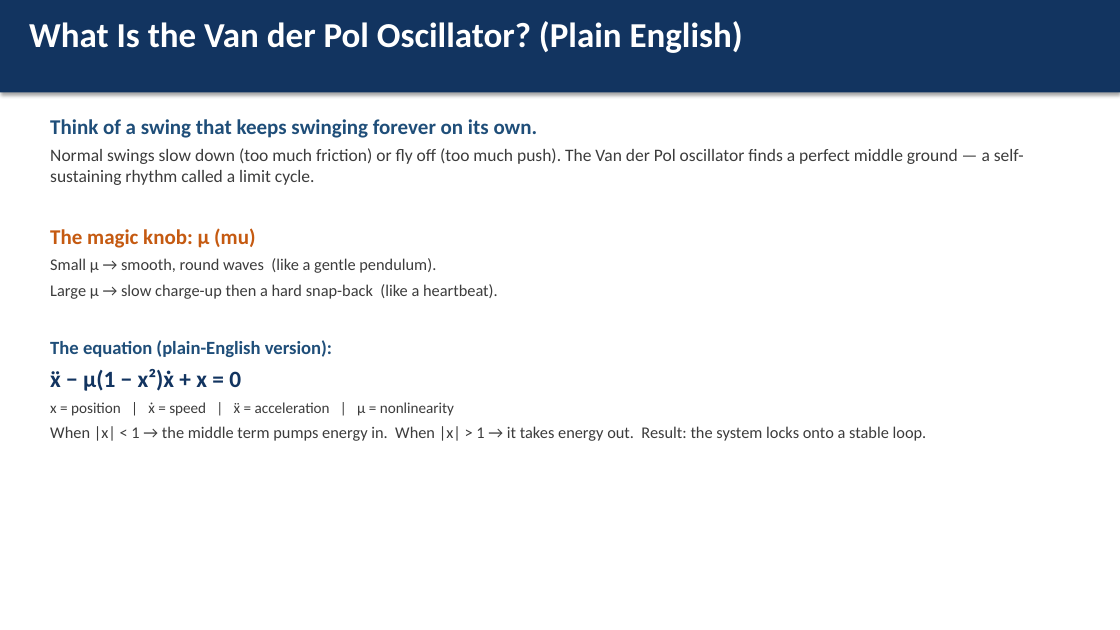
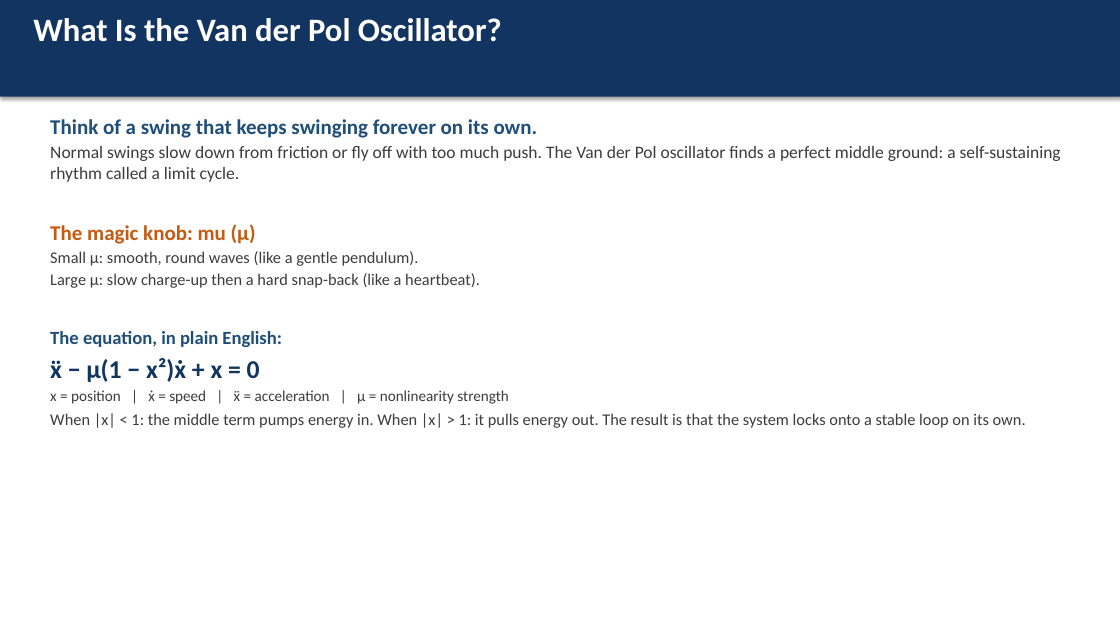
Before and after one commit to gfranco008/cis568, a slide deck: slide 2 of Final/Van_der_Pol_Visualization_Presentation.pptx. Drawn at 1120x630 pixels with LibreOffice and Linux fonts; fonts in the diff are those of the drawing. Boxes give left, top, right and bottom in pixels: in the first picture for what was removed or moved away, otherwise in the second. Text is boxed around its words. In the diff, an @@ line names an element or a change of style, - is before the commit and + after.

```diff
--- a/Final/Van_der_Pol_Visualization_Presentation.pptx
+++ b/Final/Van_der_Pol_Visualization_Presentation.pptx
@@ rectangle: place and size @@
-rectangle at [0,0,1120,92]
+rectangle at [0,0,1120,97]
@@ text at [33,18,502,42]: text changed; size 30 to 28 pt @@
-What Is the Van der Pol Oscillator? (Plain English)
+What Is the Van der Pol Oscillator?
@@ text at [50,146,1061,428]: text changed @@
-Normal swings slow down (too much friction) or fly off (too much push). The Van der Pol oscillator finds a perfect middle ground — a self-sustaining rhythm called a limit cycle.
-The magic knob: μ (mu)
-Small μ → smooth, round waves (like a gentle pendulum).
-Large μ → slow charge-up then a hard snap-back (like a heartbeat).
-The equation (plain-English version):
-ẍ − μ(1 − x²)ẋ + x = 0
-x = position | ẋ = speed | ẍ = acceleration | μ = nonlinearity
-When |x| < 1 → the middle term pumps energy in. When |x| > 1 → it takes energy out. Result: the system locks onto a stable loop.
+Normal swings slow down from friction or fly off with too much push. The Van der Pol oscillator finds a perfect middle ground: a self-sustaining rhythm called a limit cycle.
+The magic knob: mu (μ)
+Small μ: smooth, round waves (like a gentle pendulum).
+Large μ: slow charge-up then a hard snap-back (like a heartbeat).
+The equation, in plain English:
+ẍ − μ(1 − x²)ẋ + x = 0
+x = position | ẋ = speed | ẍ = acceleration | μ = nonlinearity strength
+When |x| < 1: the middle term pumps energy in. When |x| > 1: it pulls energy out. The result is that the system locks onto a stable loop on its own.
```
Also in this commit, not shown: 13 other slides changed.
